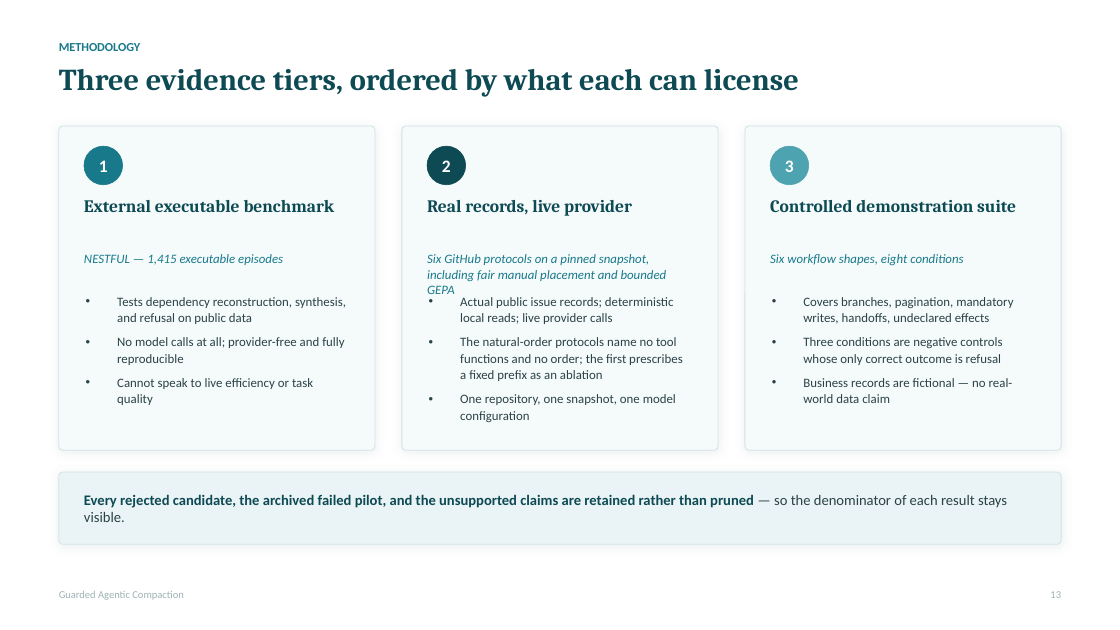
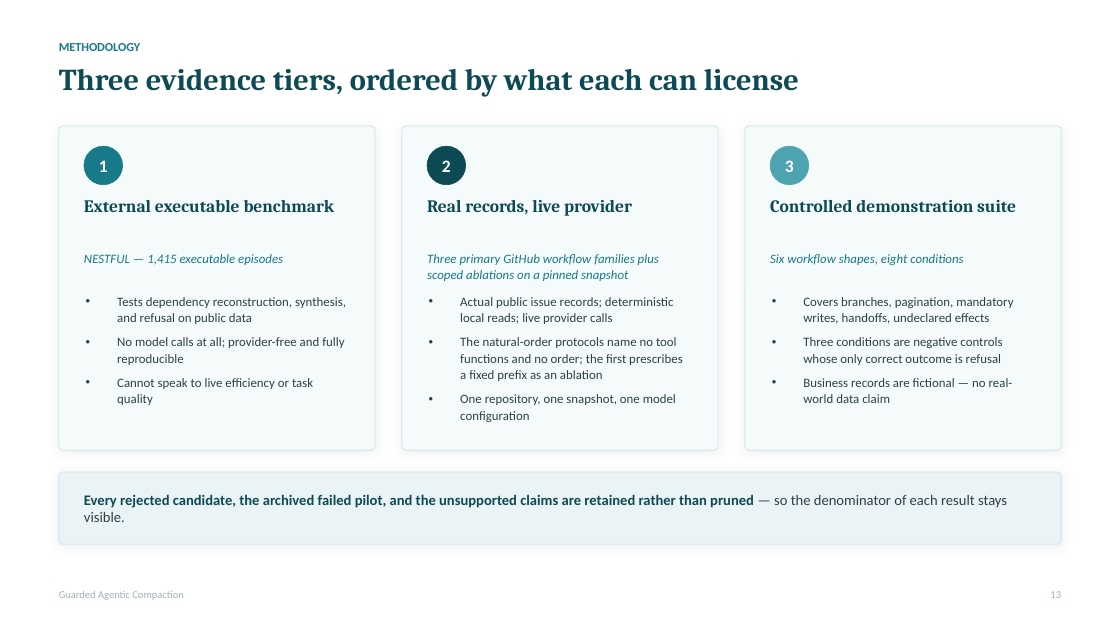
Before and after one commit to rrahimi-uci/guarded-agentic-compaction, a slide deck: slide 13 of paper/slides/compiling-recurrent-agent-workflows-into-guarded-programs-detailed.pptx. Drawn at 1120x630 pixels with LibreOffice and Linux fonts; fonts in the diff are those of the drawing. Boxes give left, top, right and bottom in pixels: in the first picture for what was removed or moved away, otherwise in the second. Text is boxed around its words. In the diff, an @@ line names an element or a change of style, - is before the commit and + after.

Commit message:
feat: add real workflow-family optimization study
Add live GitHub workflow-family experiments, guarded semantic contracts, reproducible evidence, refined paper and slide decks, supplementary benchmark audit, and updated site documentation.

```diff
--- a/paper/slides/compiling-recurrent-agent-workflows-into-guarded-programs-detailed.pptx
+++ b/paper/slides/compiling-recurrent-agent-workflows-into-guarded-programs-detailed.pptx
@@ text at (427,254,659,281): text changed @@
-Six GitHub protocols on a pinned snapshot, including fair manual placement and bounded GEPA
+Three primary GitHub workflow families plus scoped ablations on a pinned snapshot
```
Also in this commit, not shown: 3 other slides changed, 1 slide added, 1 slide removed, 53 other files.
